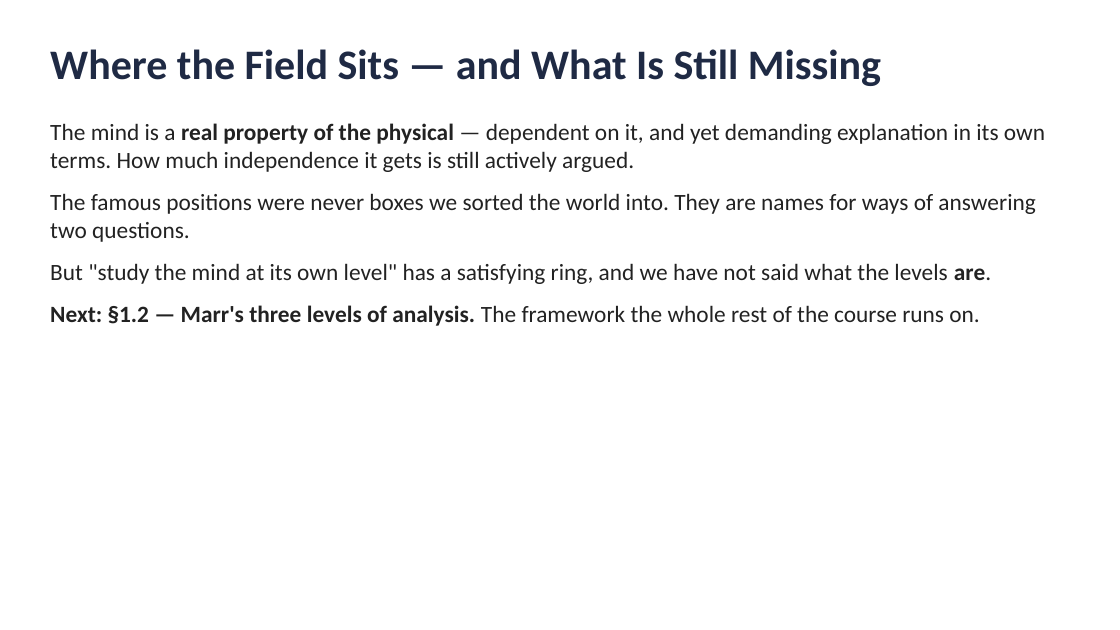
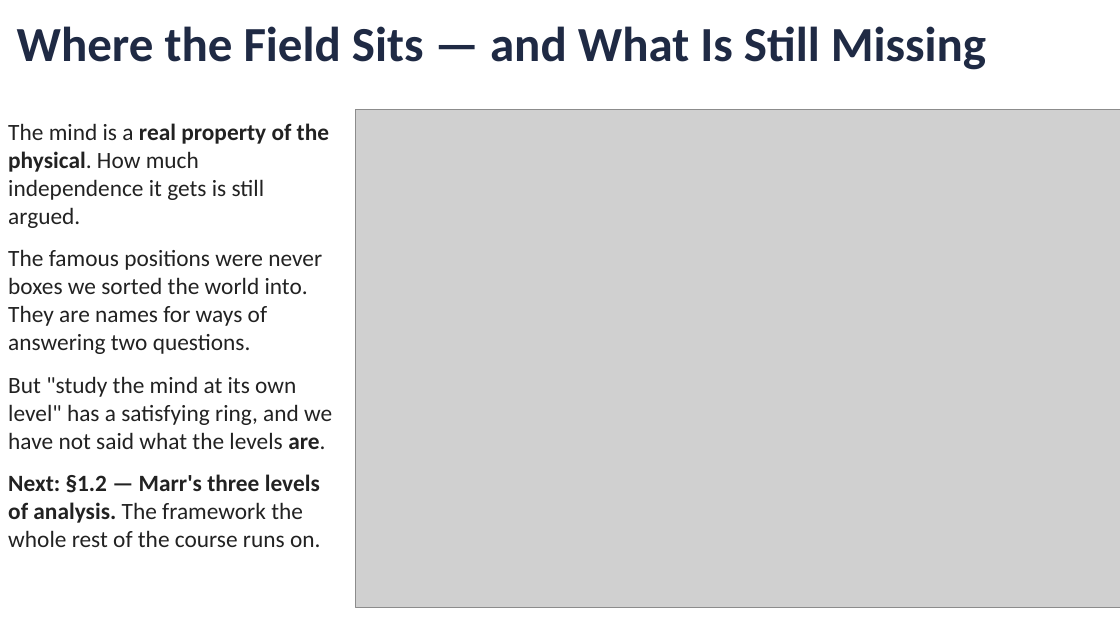
Before and after one commit to jonwillits/intro_to_bcs, a slide deck: slide 27 of mind_and_brain/mind_and_brain_lecture_1.pptx (slide 20 before the commit). Drawn at 1120x630 pixels with LibreOffice and Linux fonts; fonts in the diff are those of the drawing; grey boxes stand for pictures. Boxes give left, top, right and bottom in pixels: in the first picture for what was removed or moved away, otherwise in the second. Text is boxed around its words. In the diff, an @@ line names an element or a change of style, - is before the commit and + after.

```diff
--- a/mind_and_brain/mind_and_brain_lecture_1.pptx
+++ b/mind_and_brain/mind_and_brain_lecture_1.pptx
@@ text "Where the Field Sits — ...": place and size @@
-text "Where the Field Sits — ..." at <box>50,49,881,86</box>
+text "Where the Field Sits — ..." at <box>17,26,986,70</box>
@@ text "Where the Field Sits — ..." at <box>17,26,986,70</box>: size 36 to 42 pt @@
@@ text "The mind is a real ...": place and size @@
-text "The mind is a real ..." at <box>50,123,1045,326</box>
+text "The mind is a real ..." at <box>8,123,332,547</box>
@@ picture added at <box>355,109,1120,607</box> @@
@@ text at <box>8,123,329,228</box>: text changed @@
-The mind is a real property of the physical — dependent on it, and yet demanding explanation in its own terms. How much independence it gets is still actively argued.
+The mind is a real property of the physical. How much independence it gets is still argued.
```
Also in this commit, not shown: 19 other slides changed, 9 slides added, 1 slide removed, 24 other files.
